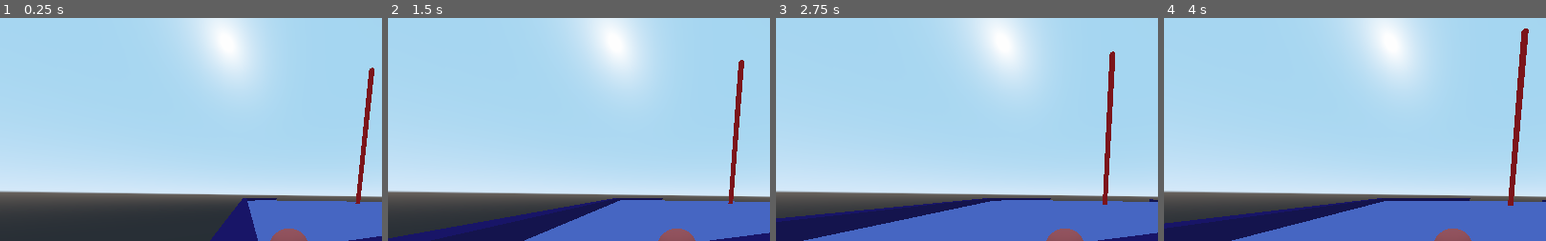
Above: before the commit, frames 1-4 (left to right).
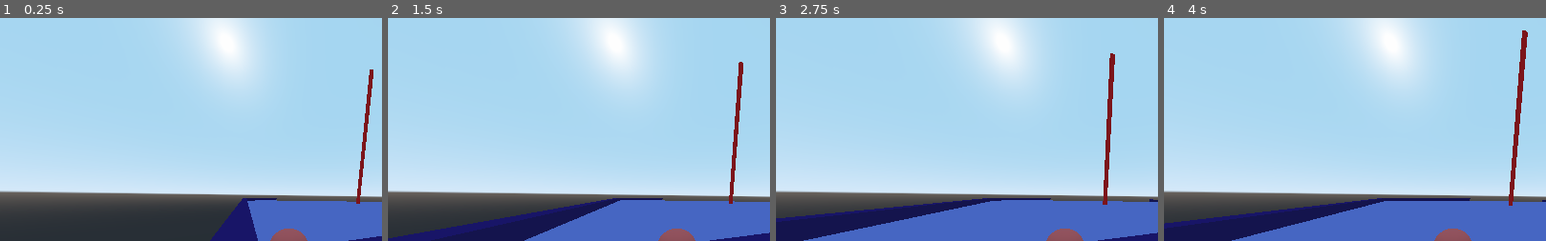
Above: after the commit, the same moments.

Repository: Chinuon/Bhulbhulaiya
Game: Godot game, scene res://Level1.tscn
Two runs of this game, one before a commit and one after it. Both use one fixed random seed, a clock stepped at 60 frames per second and the inputs below. The project has no main scene, so this scene is started directly.
Inputs:
- Up to frame 1 (0.25 s): no input
- Up to frame 2 (1.5 s): tap Enter at 0.5 s; hold Right (ui_right) 0.53-1.28 s; hold Down (ui_down) from 1.28 s (still down)
- Up to frame 3 (2.75 s): release Down (ui_down) at 2.03 s; hold Right (ui_right) from 2.03 s (still down)
- Up to frame 4 (4 s): release Right (ui_right) at 2.78 s; hold Up (ui_up) 2.78-3.53 s; hold Left (ui_left) from 3.53 s (still down)
The pictures show only the part of the screen within x 10-60%, y 1-51%; the shares and areas given below are measured in that part.

The runs differ from the first frame. In frame 1, 0.2% of the frame differs, in the area x 93-98%, y 22-84%; in frame 2, 0.2%; in frame 3, 0.1%; in frame 4, 0.3%, in the area x 90-96%, y 4-85%.

Commit message:
ending point working

Diff:
--- a/Area.gd
+++ b/Area.gd
@@ -18,4 +18,4 @@
 
 func _on_Area_body_entered(body):
 	if body is KinematicBody:
-		get_tree().change_scene("res://Level1.tscn")
+		get_tree().change_scene("menu.tscn")
--- a/Level1.tscn
+++ b/Level1.tscn
@@ -24,14 +24,12 @@
 [sub_resource type="SpatialMaterial" id=9]
 albedo_color = Color( 0.133333, 0.0392157, 0.431373, 1 )
 
+[sub_resource type="CylinderShape" id=13]
+
 [sub_resource type="CylinderMesh" id=10]
 
 [sub_resource type="SpatialMaterial" id=11]
 albedo_color = Color( 0.976471, 0.0705882, 0.0862745, 0.266667 )
-
-[sub_resource type="CylinderShape" id=12]
-
-[sub_resource type="CylinderShape" id=13]
 
 [node name="Level1" type="Spatial"]
 
@@ -112,21 +110,16 @@
 mesh = SubResource( 8 )
 material/0 = SubResource( 9 )
 
-[node name="endpoint" type="StaticBody" parent="Node"]
+[node name="Area" type="Area" parent="Node"]
+transform = Transform( 1, 0, 0, 0, 50, 0, 0, 0, 1, 0, 0, 0 )
+script = ExtResource( 2 )
 
-[node name="MeshInstance" type="MeshInstance" parent="Node/endpoint"]
+[node name="CollisionShape" type="CollisionShape" parent="Node/Area"]
 transform = Transform( 1, 0, 0, 0, 50, 0, 0, 0, 1, 0, 0, 0 )
+shape = SubResource( 13 )
+
+[node name="MeshInstance" type="MeshInstance" parent="Node/Area"]
+transform = Transform( 1, 0, 0, 0, 1, 0, 0, 0, 0.333333, 0, 0, 0 )
 mesh = SubResource( 10 )
 material/0 = SubResource( 11 )
-
-[node name="CollisionShape" type="CollisionShape" parent="Node/endpoint"]
-transform = Transform( 1, 0, 0, 0, 50, 0, 0, 0, 1, 0, 0, 0 )
-shape = SubResource( 12 )
-
-[node name="Area" type="Area" parent="Node/endpoint"]
-script = ExtResource( 2 )
-
-[node name="CollisionShape" type="CollisionShape" parent="Node/endpoint/Area"]
-transform = Transform( 1, 0, 0, 0, 50, 0, 0, 0, 3, 0, 0, 0 )
-shape = SubResource( 13 )
-[connection signal="body_entered" from="Node/endpoint/Area" to="Node/endpoint/Area" method="_on_Area_body_entered"]
+[connection signal="body_entered" from="Node/Area" to="Node/Area" method="_on_Area_body_entered"]
--- /dev/null
+++ b/menu.tscn
@@ -0,0 +1,3 @@
+[gd_scene format=2]
+
+[node name="menu" type="Node2D"]
Not shown: 1 places in Level1.tscn that only renumber resources
